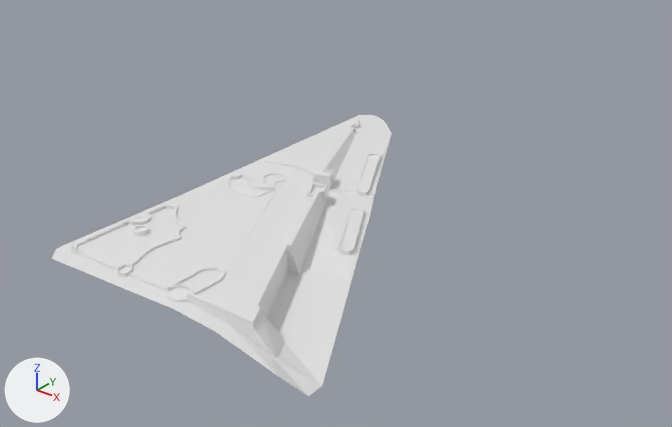
The Blender file Utils/Modelos/praça.blend as it was, and as the next commit left it.
One viewpoint serves both versions: a 50 mm camera at (74.8, -81.8, 56.0) aimed at (-14.8, 30.2, -13.5). Lighting does not change. The marker at lower left points along +X, +Y and +Z.
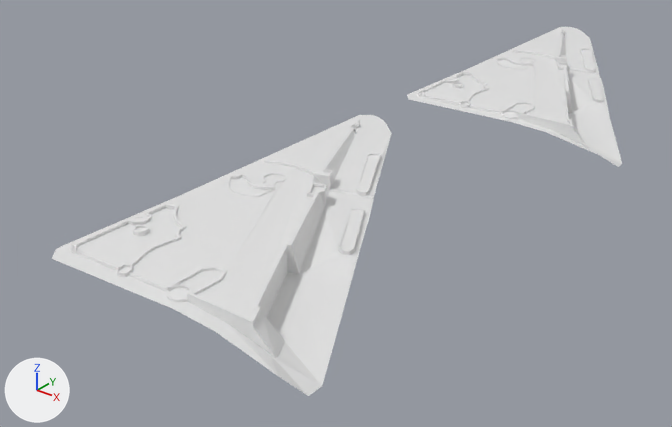
The change, as a list of edits to the scene's bpy script:
```text
Add me_plane_001:
    me_plane_001.from_pydata(...)  # 714 vertices, 484 faces, 44 loose edges; spans x -20.3..22.7, y -23.6..45.4, z -4.4..0.9
Add ob_high_poly:
    ob_high_poly = bpy.data.objects.new('high_poly', me_plane_001)
    ob_high_poly.location = (0.0, 78.8, 0.0)
```

Where the change shows, as pixel boxes [x1, y1, x2, y2] in the pictures (672 x 427 px):
'high_poly', added: after [407, 27, 622, 167]
